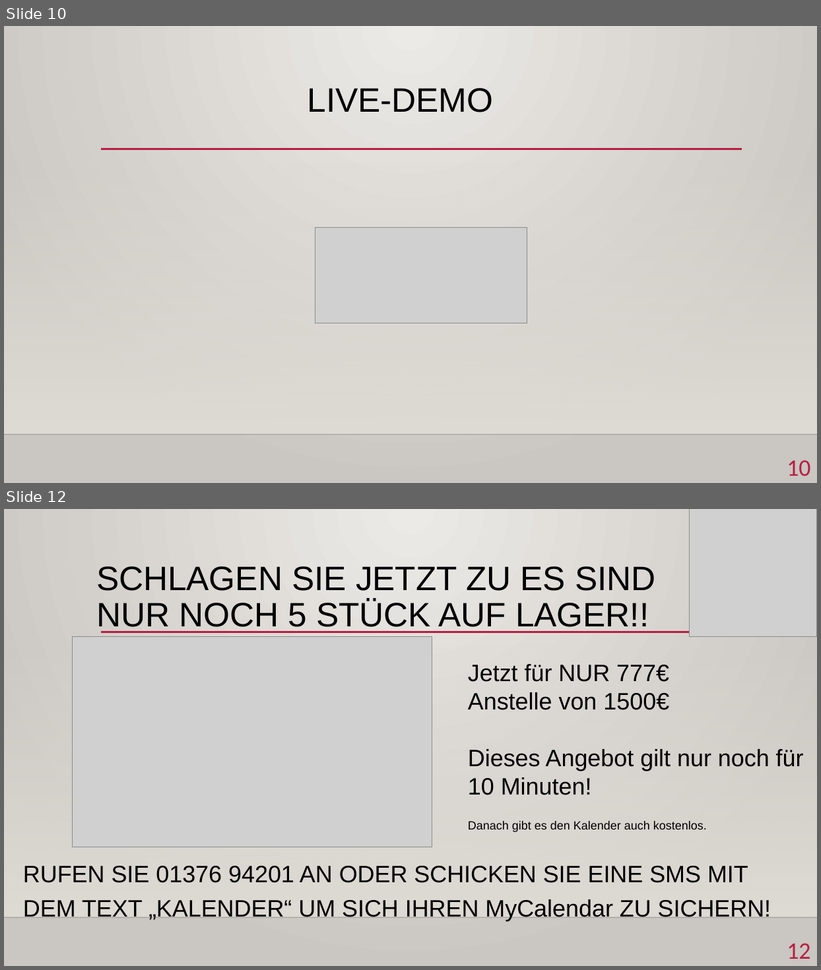
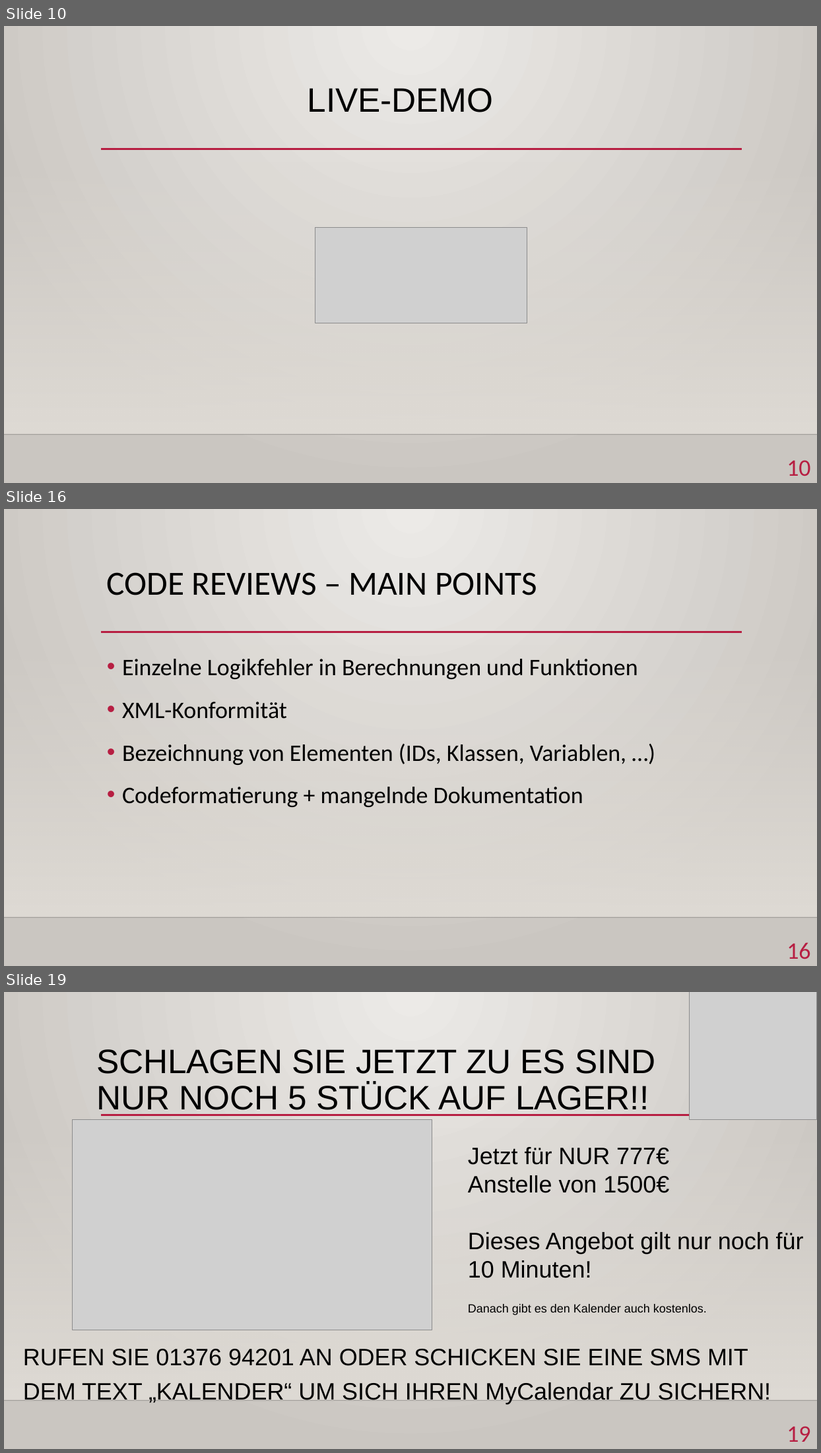
Before and after one commit to yschiebelhut/Geburtstagskalender, a slide deck: MyCalendar.pptx. Shown one above the other, each under a label of ours: slides 10 and 12 before the commit, slides 10, 16 and 19 after it; the slides between them are not shown. The pictures are 821x970 and 821x1453 pixels, drawn with LibreOffice and Linux fonts; fonts in the diff are those of the drawing; grey boxes stand for pictures; background and template pictures are left out. Boxes give left, top, right and bottom in pixels: in the first picture for what was removed or moved away, otherwise in the second. Text is boxed around its words. In the diff, an @@ line names an element or a change of style, - is before the commit and + after.

```diff
--- a/MyCalendar.pptx
+++ b/MyCalendar.pptx
@@ slide 16 added at bbox=[4, 509, 817, 966], background gradient #ECEAE7 to #CAC7C1; not listed: 3 template elements that a slide beside it also shows @@
@@ title added at bbox=[107, 572, 537, 595], 40 pt, text #000000 @@
+CODE REVIEWS – MAIN POINTS
@@ text added at bbox=[122, 659, 638, 807], 28 pt, text #000000 @@
+• Einzelne Logikfehler in Berechnungen und Funktionen
+• XML-Konformität
+• Bezeichnung von Elementen (IDs, Klassen, Variablen, …)
+• Codeformatierung + mangelnde Dokumentation
@@ page number added at bbox=[787, 943, 811, 960], 28 pt, text #B71E42 @@
+16
@@ what was slide 12 is now slide 19 @@
@@ page number at bbox=[787, 1426, 811, 1442]: text changed @@
-12
+19
```
Also in this commit, not shown: 1 slide changed, 6 other slides added.
